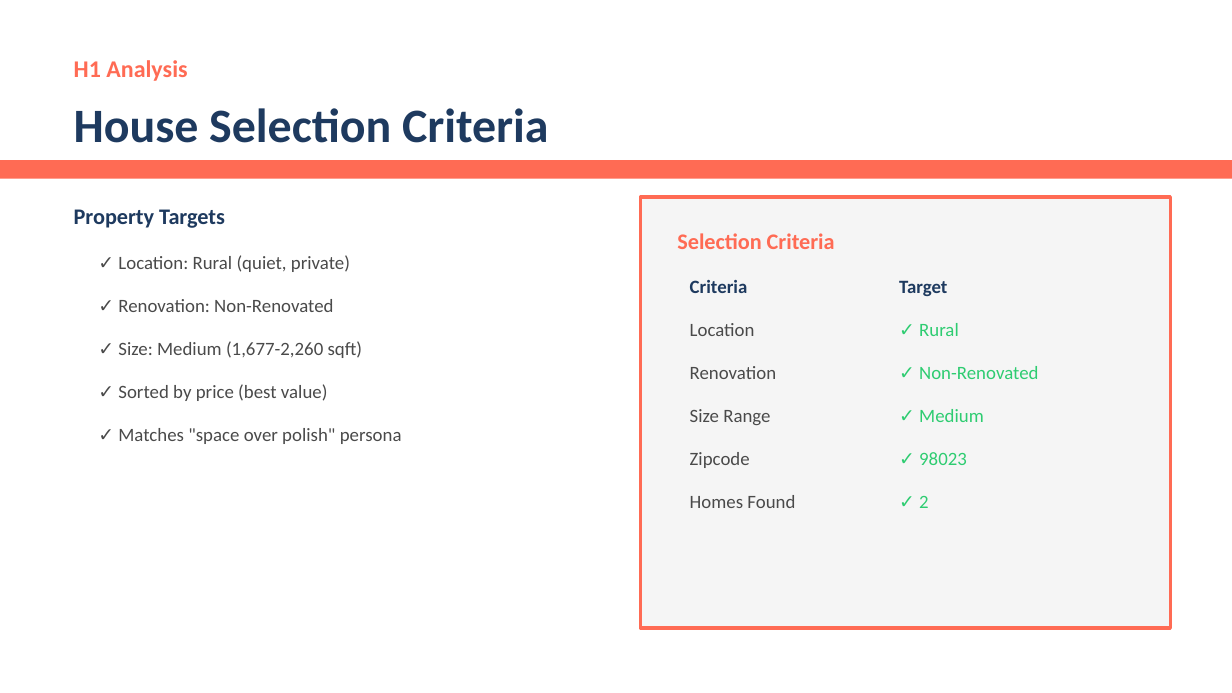
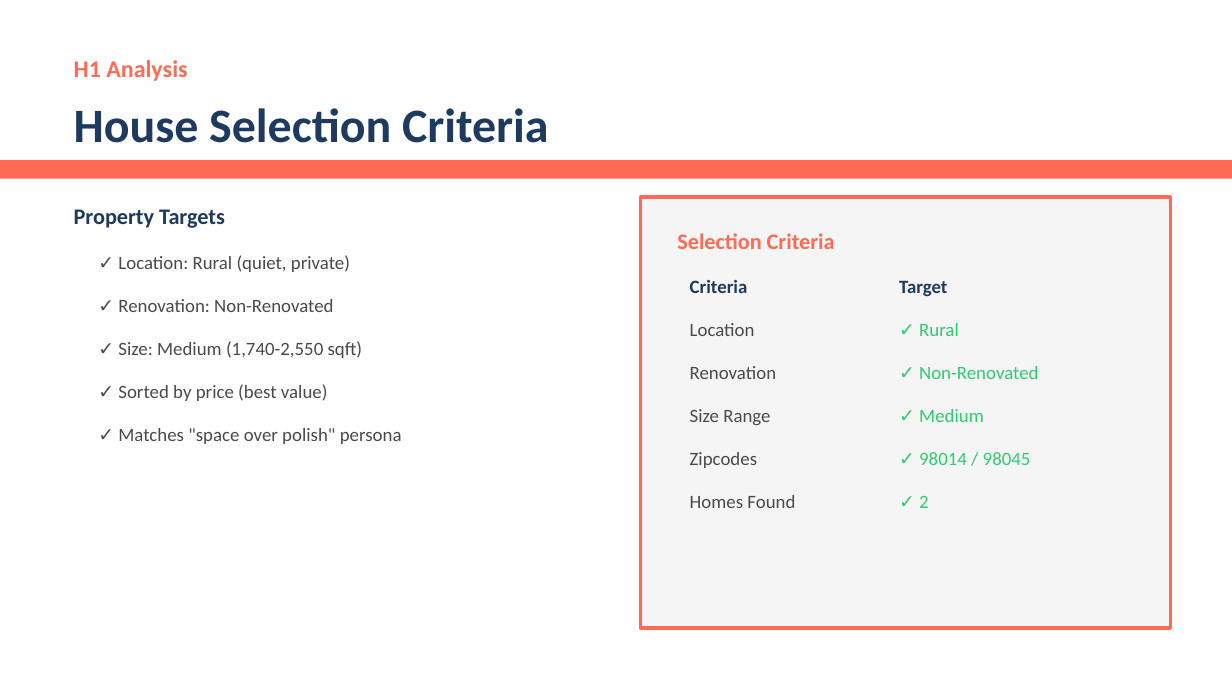
Before and after one commit to MohammadBajbouj/mohammad-ds-project-template, a slide deck: slide 6 of work_and_report/presentations/William_Rodriguez_Offers_NeueFische_Style_2.pptx. Drawn at 1232x693 pixels with LibreOffice and Linux fonts; fonts in the diff are those of the drawing. Boxes give left, top, right and bottom in pixels: in the first picture for what was removed or moved away, otherwise in the second. Text is boxed around its words. In the diff, an @@ line names an element or a change of style, - is before the commit and + after.

```diff
--- a/work_and_report/presentations/William_Rodriguez_Offers_NeueFische_Style_2.pptx
+++ b/work_and_report/presentations/William_Rodriguez_Offers_NeueFische_Style_2.pptx
@@ text at <box>118,341,363,358</box>: text changed @@
-✓ Size: Medium (1,677-2,260 sqft)
+✓ Size: Medium (1,740-2,550 sqft)
@@ text at <box>690,452,757,468</box>: text changed @@
-Zipcode
+Zipcodes
@@ text at <box>919,452,1031,465</box>: text changed @@
-✓ 98023
+✓ 98014 / 98045
```
Also in this commit, not shown: 3 other slides changed, 5 other files.
